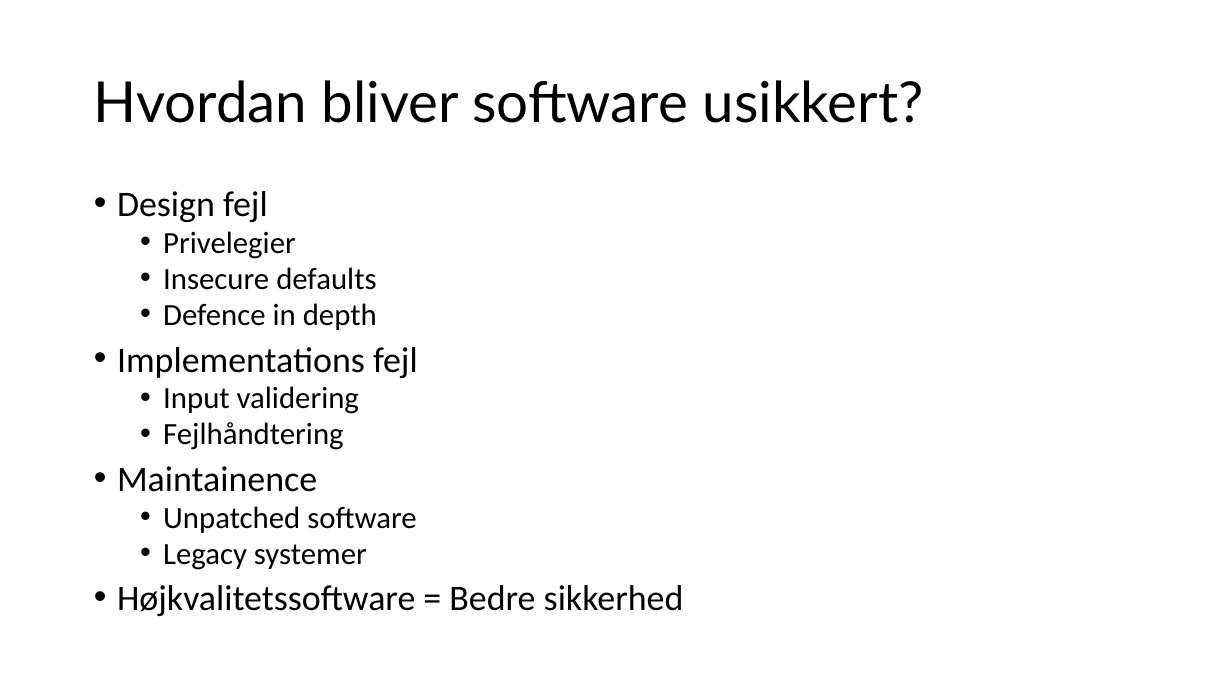
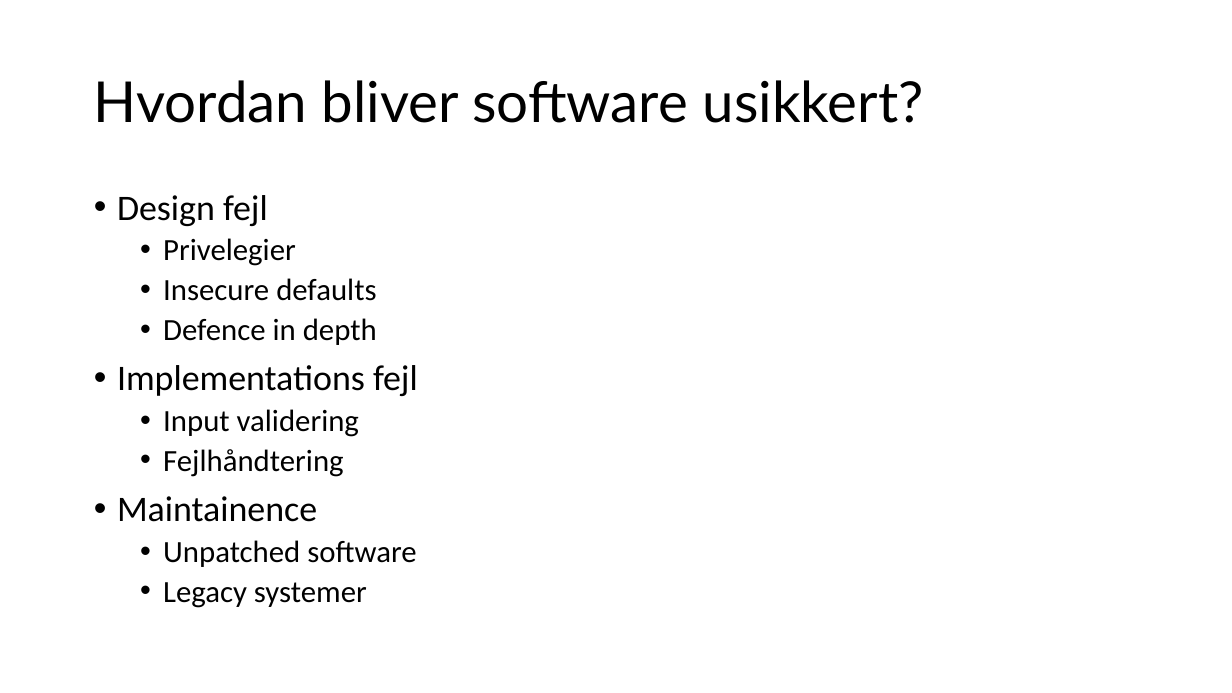
Before and after one commit to Kristiansax/kea-software-security-exam-slides, a slide deck: slide 3 of 2 - Sikkerhed i udviklingsprocesser.pptx. Drawn at 1232x693 pixels with LibreOffice and Linux fonts; fonts in the diff are those of the drawing. Boxes give left, top, right and bottom in pixels: in the first picture for what was removed or moved away, otherwise in the second. Text is boxed around its words. In the diff, an @@ line names an element or a change of style, - is before the commit and + after.

```diff
--- a/2 - Sikkerhed i udviklingsprocesser.pptx
+++ b/2 - Sikkerhed i udviklingsprocesser.pptx
@@ text "Design fejl" at box(117, 195, 418, 608): line spacing 0.8 to 0.9 @@
@@ text at box(117, 585, 684, 616): paragraph removed @@
-• Højkvalitetssoftware = Bedre sikkerhed
```
Also in this commit, not shown: 4 slides added, 18 other files.
